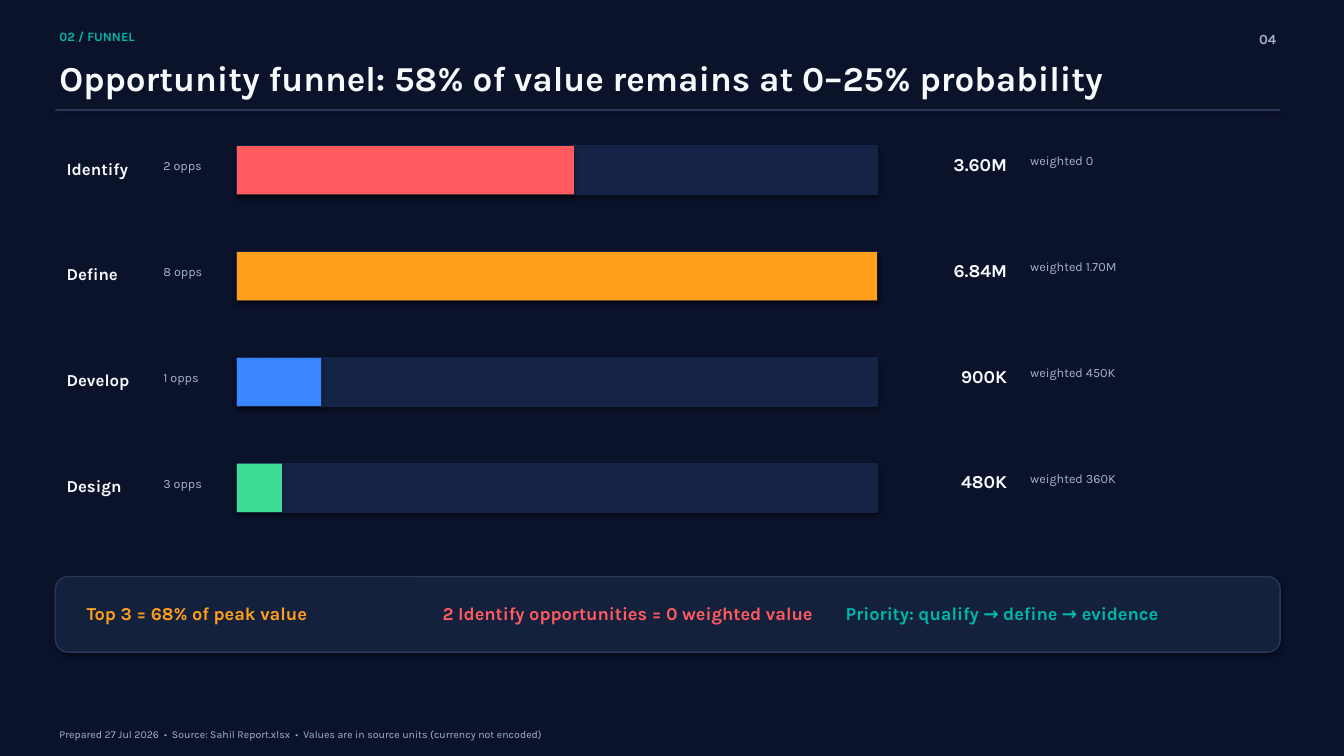
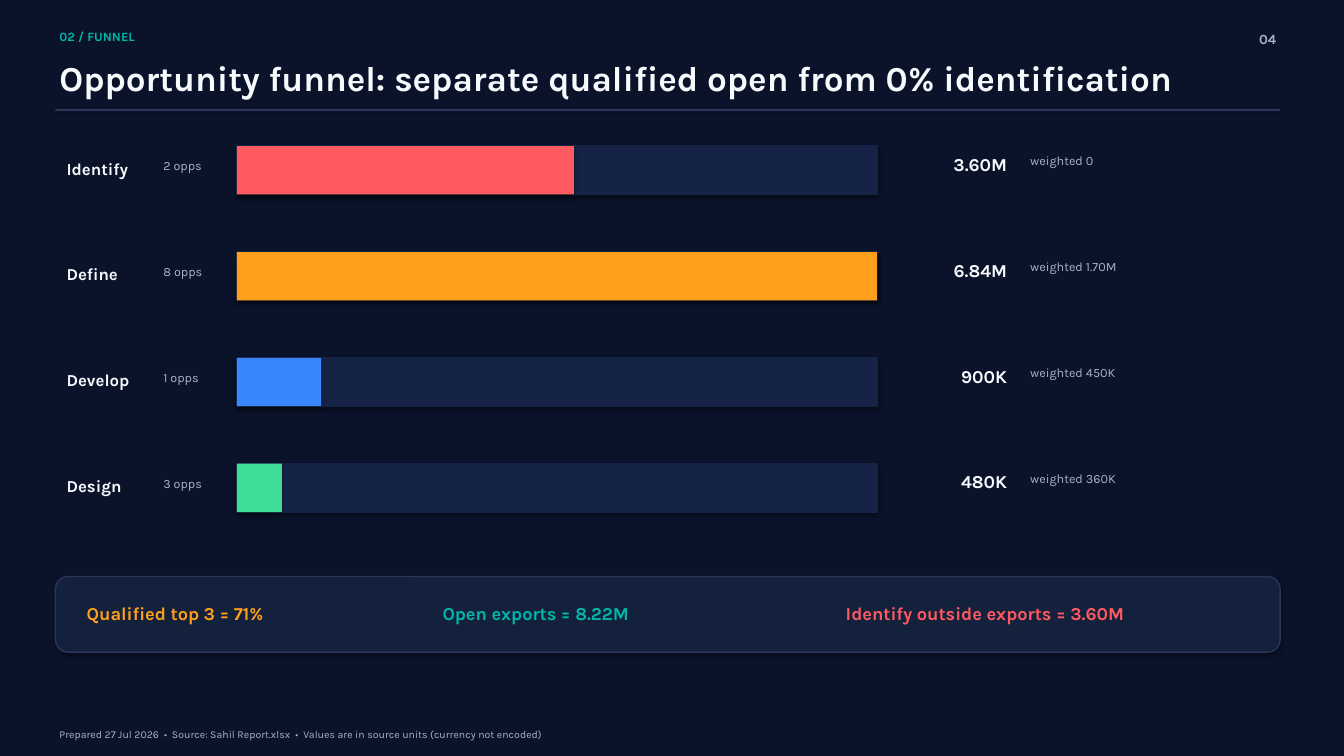
Before and after one commit to sahilpat28/Cursor_Sahil, a slide deck: slide 4 of qbr/output/Sahil_QBR_2026-07-29.pptx. Drawn at 1344x756 pixels with LibreOffice and Linux fonts; fonts in the diff are those of the drawing. Boxes give left, top, right and bottom in pixels: in the first picture for what was removed or moved away, otherwise in the second. Text is boxed around its words. In the diff, an @@ line names an element or a change of style, - is before the commit and + after.

```diff
--- a/qbr/output/Sahil_QBR_2026-07-29.pptx
+++ b/qbr/output/Sahil_QBR_2026-07-29.pptx
@@ text at bbox=[59, 66, 1171, 100]: text changed @@
-Opportunity funnel: 58% of value remains at 0–25% probability
+Opportunity funnel: separate qualified open from 0% identification
@@ text at bbox=[87, 607, 263, 625]: text changed @@
-Top 3 = 68% of peak value
+Qualified top 3 = 71%
@@ text at bbox=[443, 608, 629, 625]: text changed; text colour #FF5A5F to #00B8A9 @@
-2 Identify opportunities = 0 weighted value
+Open exports = 8.22M
@@ text at bbox=[846, 607, 1124, 625]: text changed; text colour #00B8A9 to #FF5A5F @@
-Priority: qualify → define → evidence
+Identify outside exports = 3.60M
```
Also in this commit, not shown: 8 other slides changed, 3 other files.
